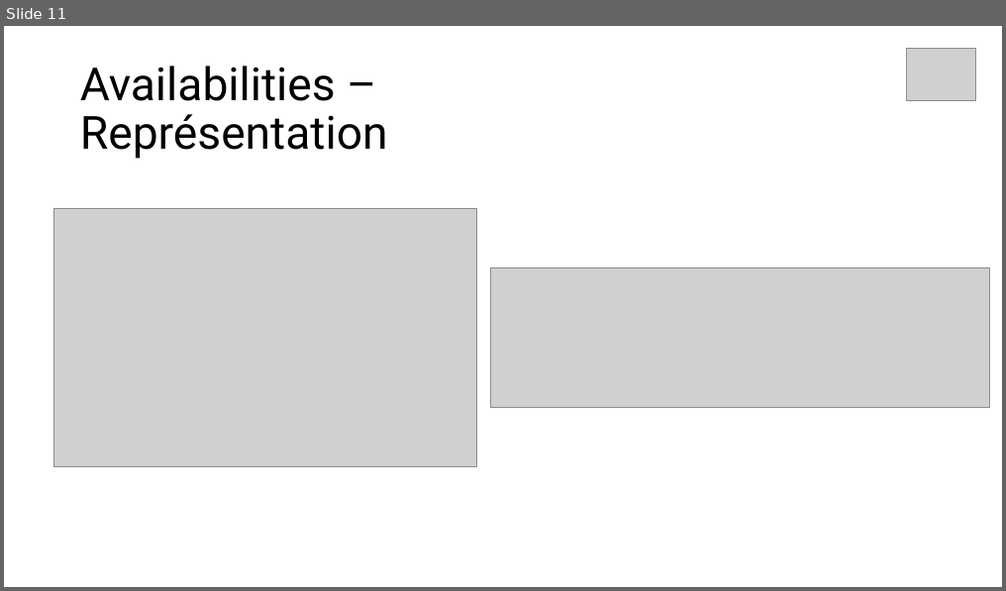
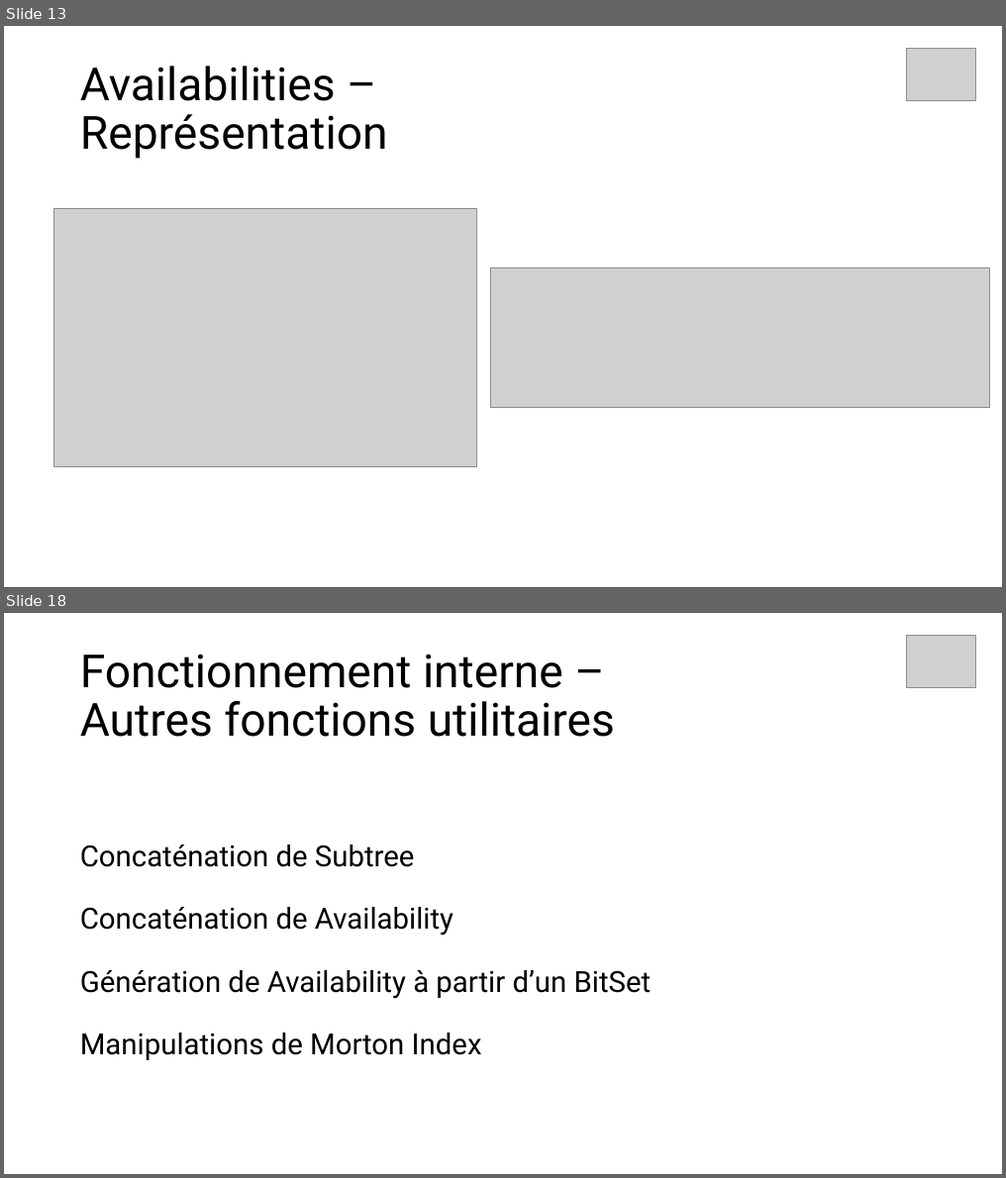
Before and after one commit to IEscher/incubator-baremaps-TB-ian, a slide deck: presentation/Presentation.pptx. Shown one above the other, each under a label of ours: slide 11 before the commit, slides 13 and 18 after it; the slides between them are not shown. The pictures are 1006x591 and 1006x1178 pixels, drawn with LibreOffice and Linux fonts; fonts in the diff are those of the drawing; grey boxes stand for pictures. Boxes give left, top, right and bottom in pixels: in the first picture for what was removed or moved away, otherwise in the second. Text is boxed around its words. In the diff, an @@ line names an element or a change of style, - is before the commit and + after.

```diff
--- a/presentation/Presentation.pptx
+++ b/presentation/Presentation.pptx
@@ slide 18 added at (4,613,1002,1174), background #FFFFFF @@
@@ picture added at (906,636,976,688) @@
@@ title added at (80,654,615,737), 44 pt, text #000000 @@
+Fonctionnement interne –
+Autres fonctions utilitaires
@@ text added at (80,845,651,1060), 28 pt, text #000000 @@
+Concaténation de Subtree
+Concaténation de Availability
+Génération de Availability à partir d’un BitSet
+Manipulations de Morton Index
@@ what was slide 11 is now slide 13 @@
```
Also in this commit, not shown: 12 slides changed, 8 other slides added, 1 other file.
